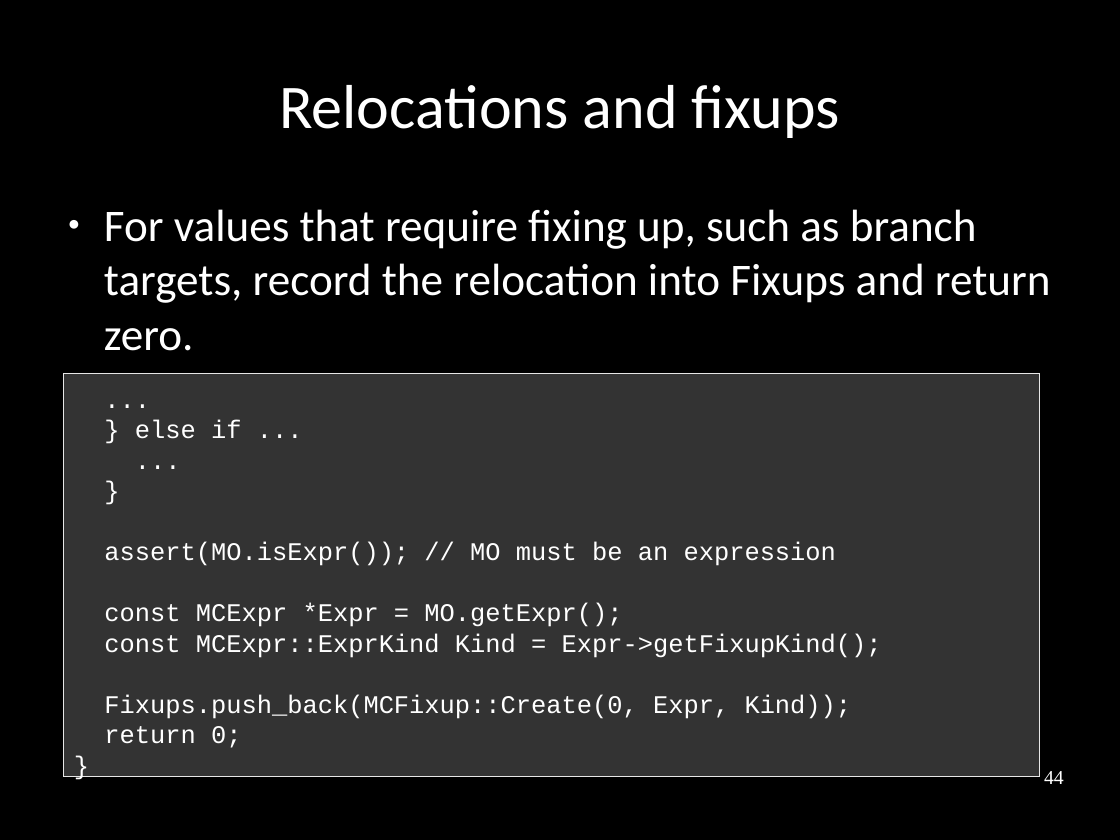
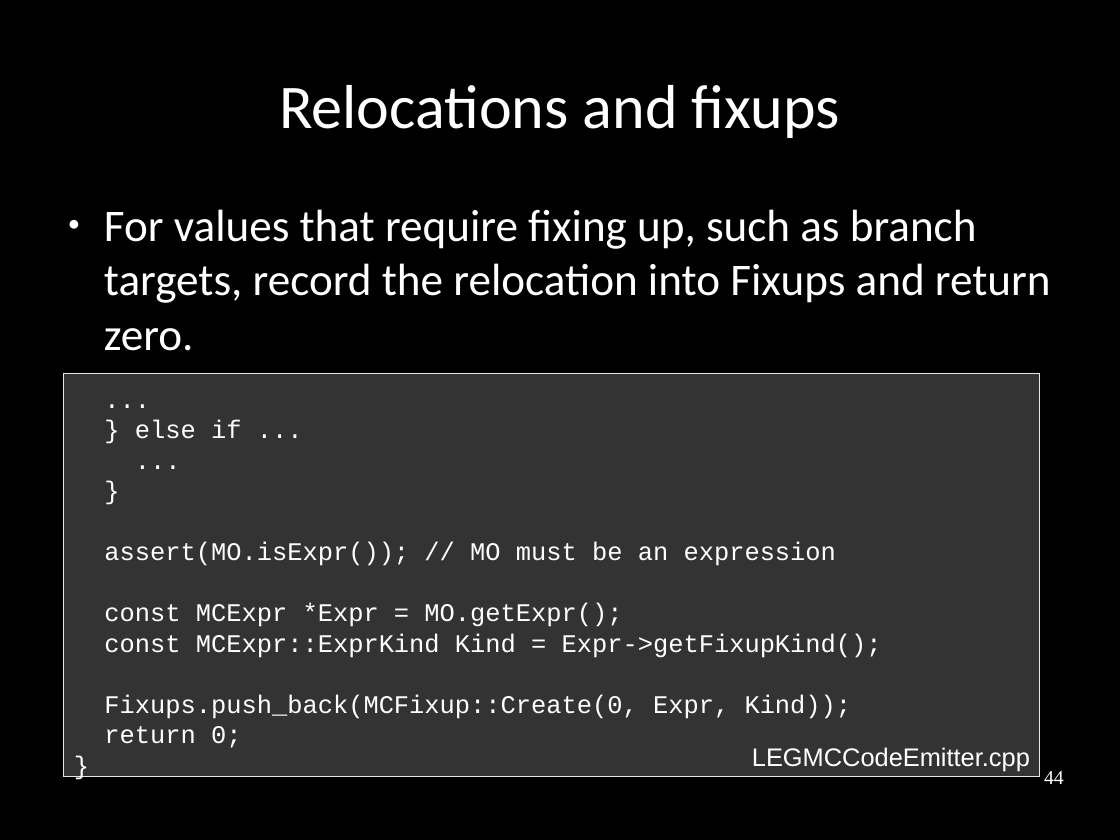
Before and after one commit to frasercrmck/llvm-leg, a slide deck: slide 44 of docs/Codeplay/Slides.odp. Drawn at 1120x840 pixels with LibreOffice and Linux fonts; fonts in the diff are those of the drawing. Boxes give left, top, right and bottom in pixels: in the first picture for what was removed or moved away, otherwise in the second. Text is boxed around its words. In the diff, an @@ line names an element or a change of style, - is before the commit and + after.

```diff
--- a/docs/Codeplay/Slides.odp
+++ b/docs/Codeplay/Slides.odp
@@ text added at [752,747,1030,771], 18 pt, text #FFFFFF @@
+LEGMCCodeEmitter.cpp
```
Also in this commit, not shown: 23 other slides changed.
